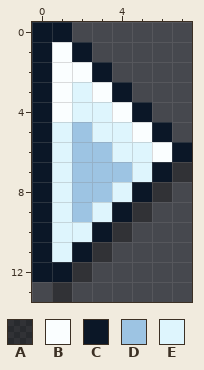
Edited in one commit: pixel-art sprite (Assets/Textures/UI/Dialogue/ArrowForward.png). Above, as it was before the edit.
The file is 16x28 pixels, drawn in blocks of 2x2; one block is one cell here.
Palette (. is transparent): A #0000004d  B #fafeff  C #0b1727  D #9dc4e3  E #def5fd
Pixels before, first column x 0:
 0 CC......
 1 CBC.....
 2 CBBC....
 3 CBEBC...
 4 CBEEBC..
 5 CEDEEBC.
 6 CEDDEEBC
 7 CEDDDECA
 8 CEDDECA.
 9 CEDECA..
10 CEECA...
11 CECA....
12 CCA.....
13 .A......
Once edited:
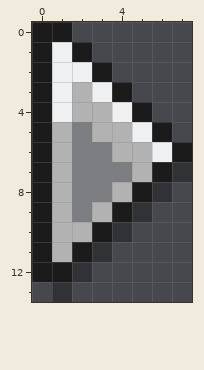
The exact change:
Colour B changes from #fafeff to #eef0f1.
Colour C changes from #0b1727 to #1b1b1b.
Colour D changes from #9dc4e3 to #7c7d80.
Colour E changes from #def5fd to #b2b2b2.
